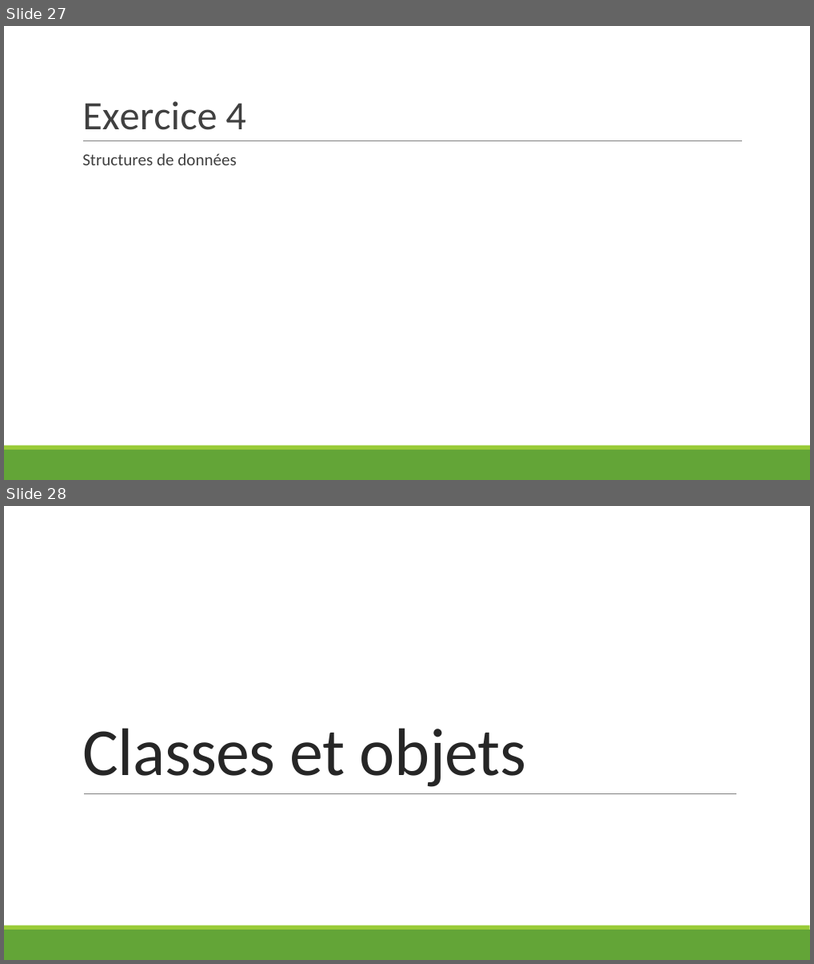
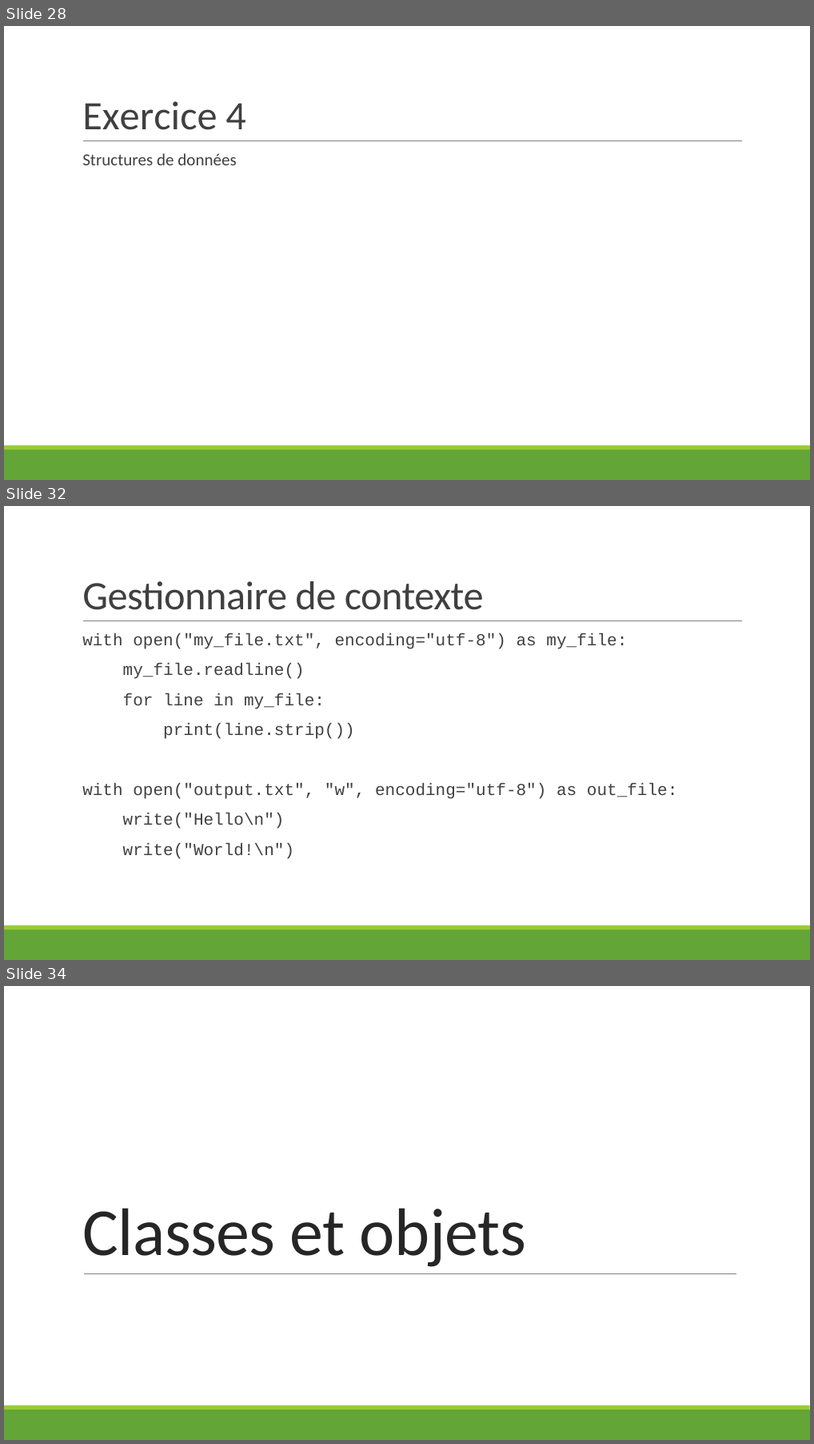
Before and after one commit to hermes-python-201910/courseware, a slide deck: slides.pptx. Shown one above the other, each under a label of ours: slides 27 and 28 before the commit, slides 28, 32 and 34 after it; the slides between them are not shown. The pictures are 814x964 and 814x1444 pixels, drawn with LibreOffice and Linux fonts; fonts in the diff are those of the drawing. Boxes give left, top, right and bottom in pixels: in the first picture for what was removed or moved away, otherwise in the second. Text is boxed around its words. In the diff, an @@ line names an element or a change of style, - is before the commit and + after.

Commit message:
Write slides about files and list comprehensions.

```diff
--- a/slides.pptx
+++ b/slides.pptx
@@ slide 32 added at [4, 506, 810, 960], background #FFFFFF; not listed: 3 template elements that a slide beside it also shows @@
@@ title added at [82, 581, 484, 610], 48 pt, text #404040 @@
+Gestionnaire de contexte
@@ text added at [82, 633, 678, 859], 20 pt, text #404040 @@
+  with open("my_file.txt", encoding="utf-8") as my_file:
+  my_file.readline()
+  for line in my_file:
+  print(line.strip())
+  with open("output.txt", "w", encoding="utf-8") as out_file:
+  write("Hello\n")
+  write("World!\n")
@@ what was slide 27 is now slide 28 @@
@@ what was slide 28 is now slide 34 @@
```
Also in this commit, not shown: 5 other slides added.
